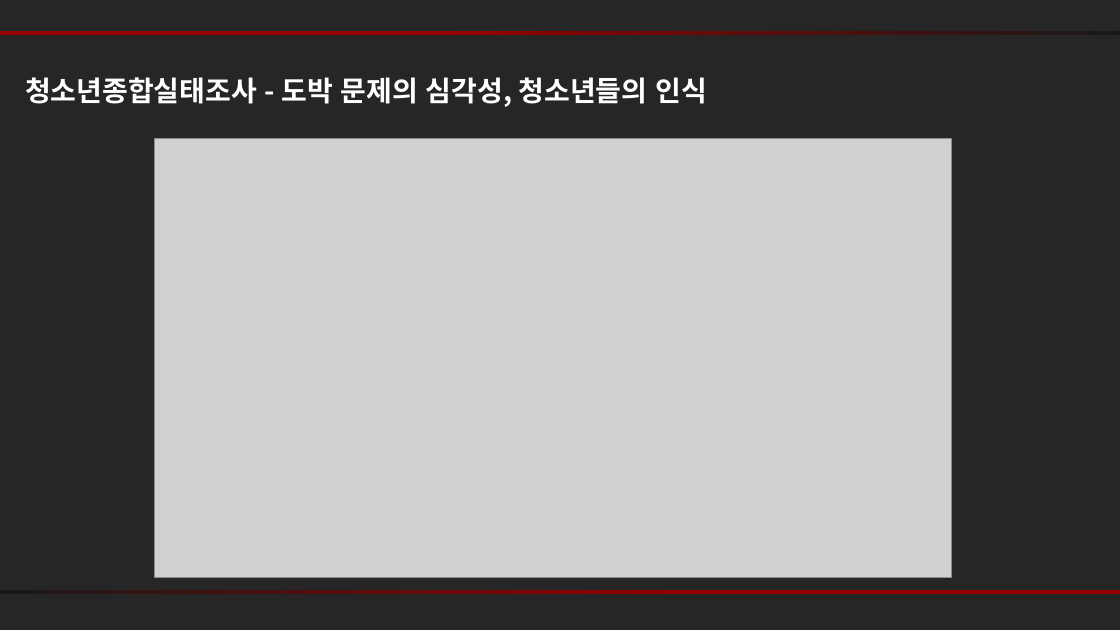
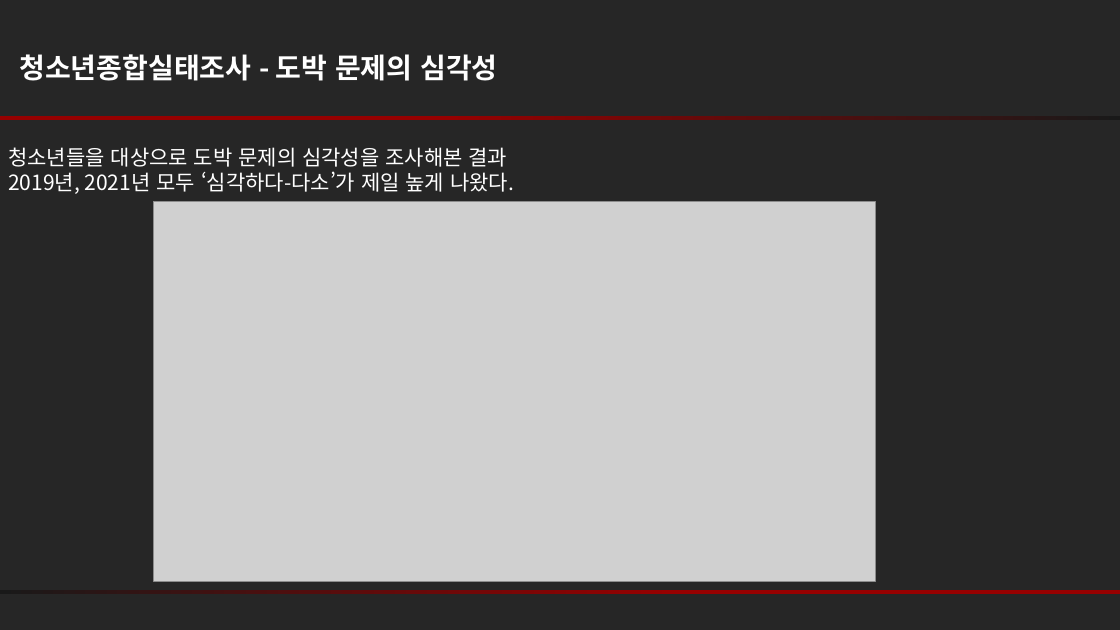
Before and after one commit to kyunakim/crawling-project, a slide deck: slide 19 of 청소년도박_PPT.pptx. Drawn at 1120x630 pixels with LibreOffice and Linux fonts; fonts in the diff are those of the drawing; grey boxes stand for pictures. Boxes give left, top, right and bottom in pixels: in the first picture for what was removed or moved away, otherwise in the second. Text is boxed around its words. In the diff, an @@ line names an element or a change of style, - is before the commit and + after.

```diff
--- a/청소년도박_PPT.pptx
+++ b/청소년도박_PPT.pptx
@@ text at (x1=19, y1=54, x2=497, y2=81): text changed @@
-청소년종합실태조사 - 도박 문제의 심각성, 청소년들의 인식
+청소년종합실태조사 - 도박 문제의 심각성
@@ rectangle moved from (x1=0, y1=31, x2=1120, y2=35) to (x1=0, y1=116, x2=1120, y2=120) @@
@@ text added at (x1=8, y1=147, x2=514, y2=194), 18 pt, text #FFFFFF @@
+청소년들을 대상으로 도박 문제의 심각성을 조사해본 결과
+2019년, 2021년 모두 ‘심각하다-다소’가 제일 높게 나왔다.
@@ picture resized from (x1=155, y1=139, x2=951, y2=577) to (x1=154, y1=202, x2=875, y2=581) @@
```
Also in this commit, not shown: 1 other slide changed.
